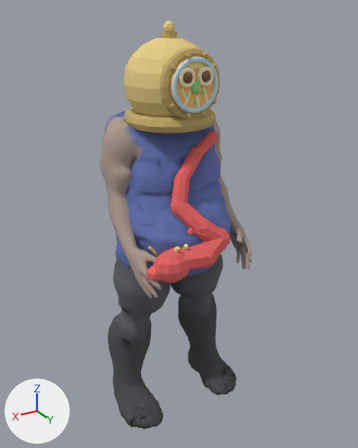
One commit to the glTF model assets/models/characters/phoboman_parts/phoboman_skinned.glb: the scene before it, then after it.
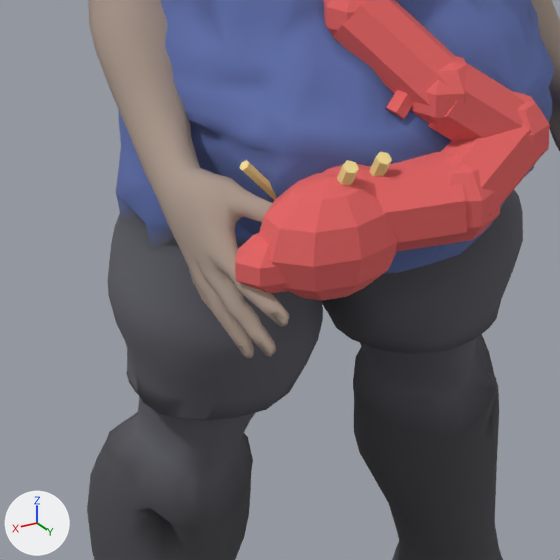
There are two pictures of each version: one whole from a camera (50 mm lens) standing at (1.047, 1.889, 1.834) and looking at (-0.014, 0.12, 0.95), one close up on the part from 24% to 65% of the width and 45% to 79% of the height. Lighting does not change. The marker at lower left points along +X, +Y and +Z. The last two pictures show the newer version. Vertices at exactly the same position are counted once.

Objects in the first close-up: 'Phoboman'.
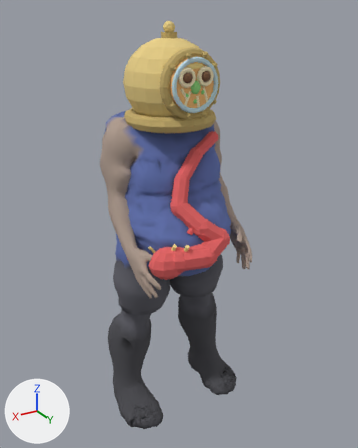
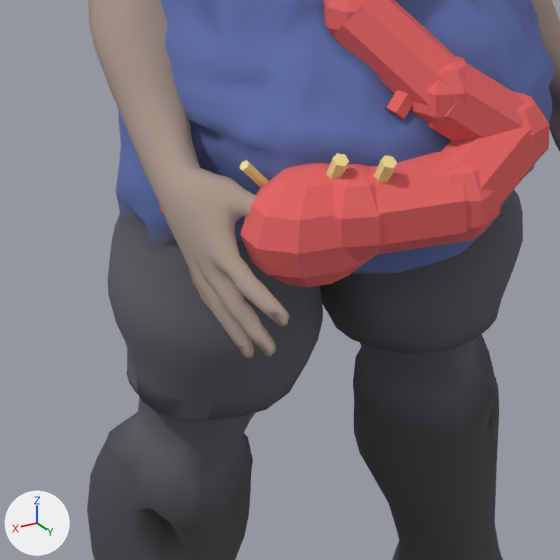
What differs and where, as boxes [x1, y1, x2, y2] in the close-ups (560 x 560 px; the box of a moved part takes in the faces that stretch with it):
part 1 of me_phoboman, moved or reshaped
    before: [258, 173, 397, 301]
    after: [240, 163, 368, 288]
part 2 of me_phoboman, moved or reshaped (mostly hidden afterwards)
    before: [235, 233, 288, 293]
    after: [159, 204, 163, 213]
part 3 of me_phoboman, moved or reshaped
    before: [369, 152, 392, 176]
    after: [374, 155, 397, 182]
part 4 of me_phoboman, moved or reshaped
    before: [337, 160, 359, 185]
    after: [326, 153, 349, 179]
part 5 of me_phoboman, edited (looks the same)
    both: [139, 119, 436, 230]

The change in detail:
me_phoboman has 8003 vertices, 15797 faces and spans x -0.33..0.33, y -0.16..0.43, z 0.0..1.8.
me_phoboman is used by ob_phoboman; location (0.0, 0.0, 0.0).
me_phoboman part 1: the loose piece of 52 vertices spanning x 0.07..0.24, y 0.29..0.41, z 0.82..0.96 is moved by (0.0, -0.03, 0.0).
me_phoboman part 2: the loose piece of 34 vertices spanning x 0.16..0.27, y 0.31..0.38, z 0.84..0.91 is moved by (0.0, -0.18, 0.0).
me_phoboman part 3: the loose piece of 12 vertices spanning x 0.09..0.11, y 0.34..0.38, z 0.93..0.98 is moved by (0.0, 0.01, 0.0).
me_phoboman part 4: the loose piece of 12 vertices spanning x 0.14..0.15, y 0.34..0.38, z 0.93..0.98 is moved by (0.0, -0.02, 0.0).
me_phoboman part 5: 82 kept faces spanning x 0.02..0.26, y 0.08..0.37, z 0.79..0.99 get new vertex colours; the middle colour goes from blue #606fab to blue #56659b.
